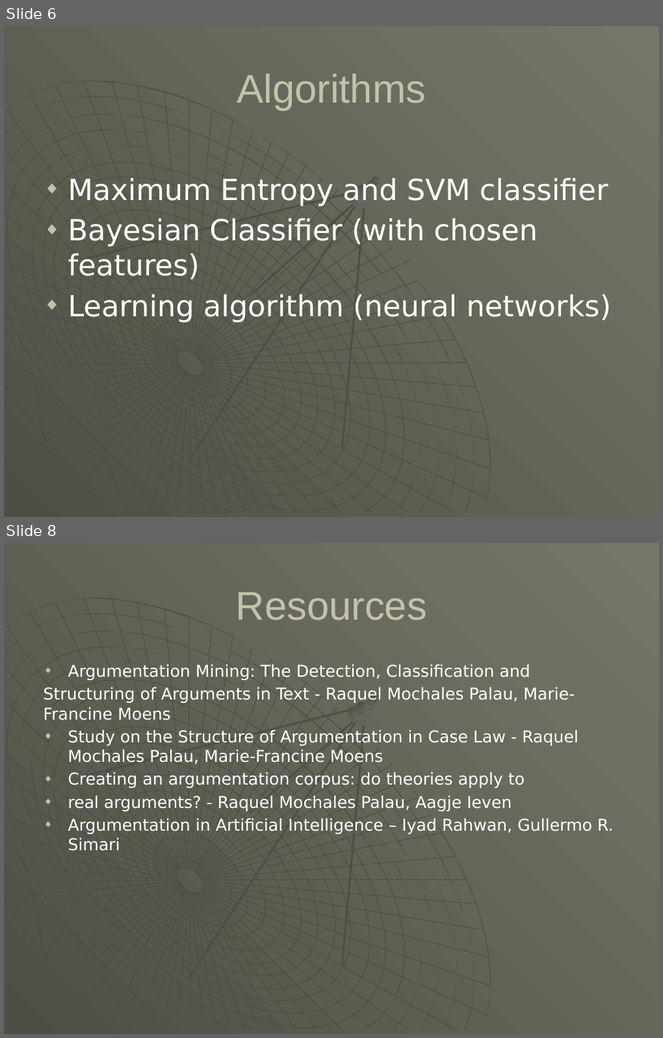
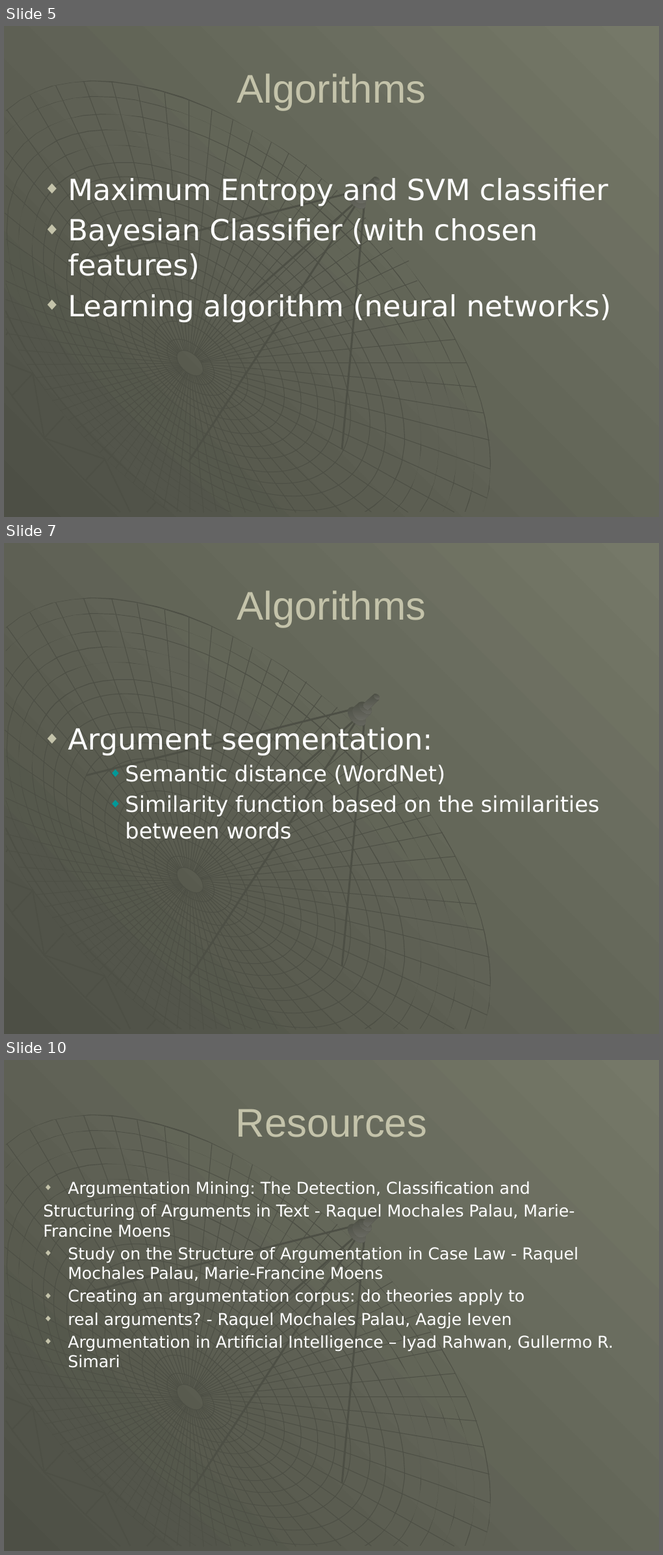
Before and after one commit to asorici/argument-act, a slide deck: presentations/milestone_3/Identification of argumentation acts in chat conversations.pptx. Shown one above the other, each under a label of ours: slides 6 and 8 before the commit, slides 5, 7 and 10 after it; the slides between them are not shown. The pictures are 663x1038 and 663x1555 pixels, drawn with LibreOffice and Linux fonts; fonts in the diff are those of the drawing. Boxes give left, top, right and bottom in pixels: in the first picture for what was removed or moved away, otherwise in the second. Text is boxed around its words. In the diff, an @@ line names an element or a change of style, - is before the commit and + after.

```diff
--- a/presentations/milestone_3/Identification of argumentation acts in chat conversations.pptx
+++ b/presentations/milestone_3/Identification of argumentation acts in chat conversations.pptx
@@ slide 7 added at bbox=[4, 543, 659, 1034], background gradient #4D4F45 to #757868; not listed: 112 template elements that a slide beside it also shows @@
@@ title added at bbox=[237, 590, 426, 627], 44 pt, text #C4C3AA @@
+Algorithms
@@ text added at bbox=[68, 728, 599, 839], 24 pt, text #FFFFFF @@
+◆ Argument segmentation:
+    ◆ Semantic distance (WordNet)
+    ◆ Similarity function based on the similarities between words
@@ what was slide 6 is now slide 5 @@
@@ what was slide 8 is now slide 10 @@
```
Also in this commit, not shown: 3 slides changed, 3 other slides added, 2 slides removed, 11 other files.
